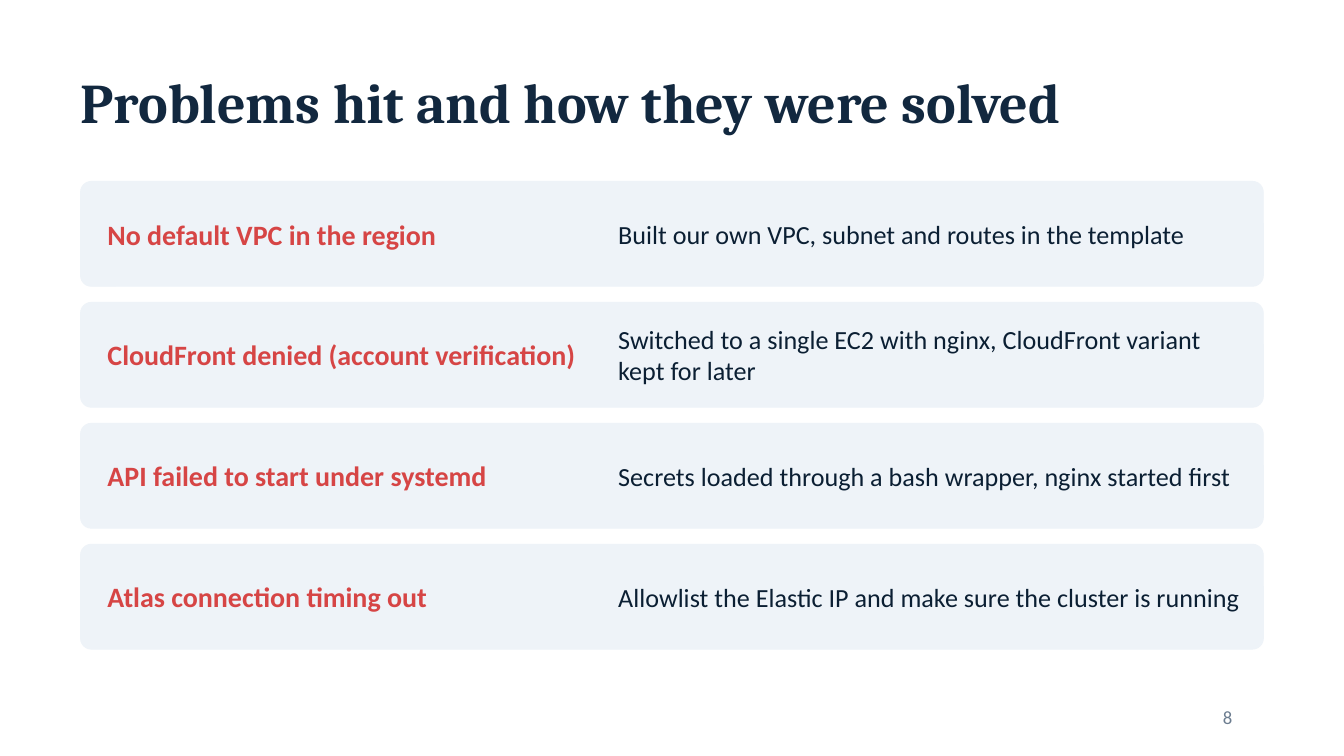
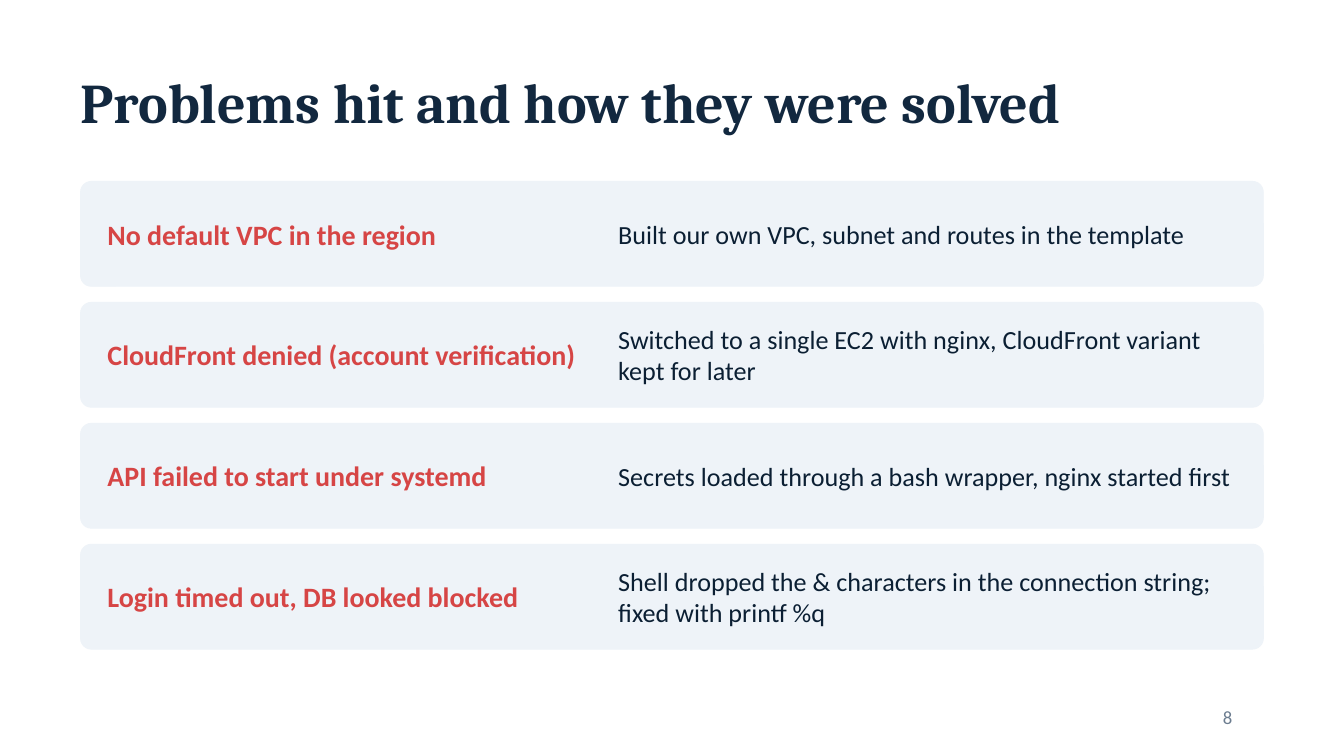
Before and after one commit to Shyamcharan06/productivity-tracker, a slide deck: slide 8 of productivity-saas/deploy/productivity-tracker-aws.pptx. Drawn at 1344x756 pixels with LibreOffice and Linux fonts; fonts in the diff are those of the drawing. Boxes give left, top, right and bottom in pixels: in the first picture for what was removed or moved away, otherwise in the second. Text is boxed around its words. In the diff, an @@ line names an element or a change of style, - is before the commit and + after.

```diff
--- a/productivity-saas/deploy/productivity-tracker-aws.pptx
+++ b/productivity-saas/deploy/productivity-tracker-aws.pptx
@@ text at [107,587,518,612]: text changed @@
-Atlas connection timing out
+Login timed out, DB looked blocked
@@ text at [618,573,1211,627]: text changed @@
-Allowlist the Elastic IP and make sure the cluster is running
+Shell dropped the & characters in the connection string; fixed with printf %q
```
Also in this commit, not shown: 1 slide added, 1 other file.
